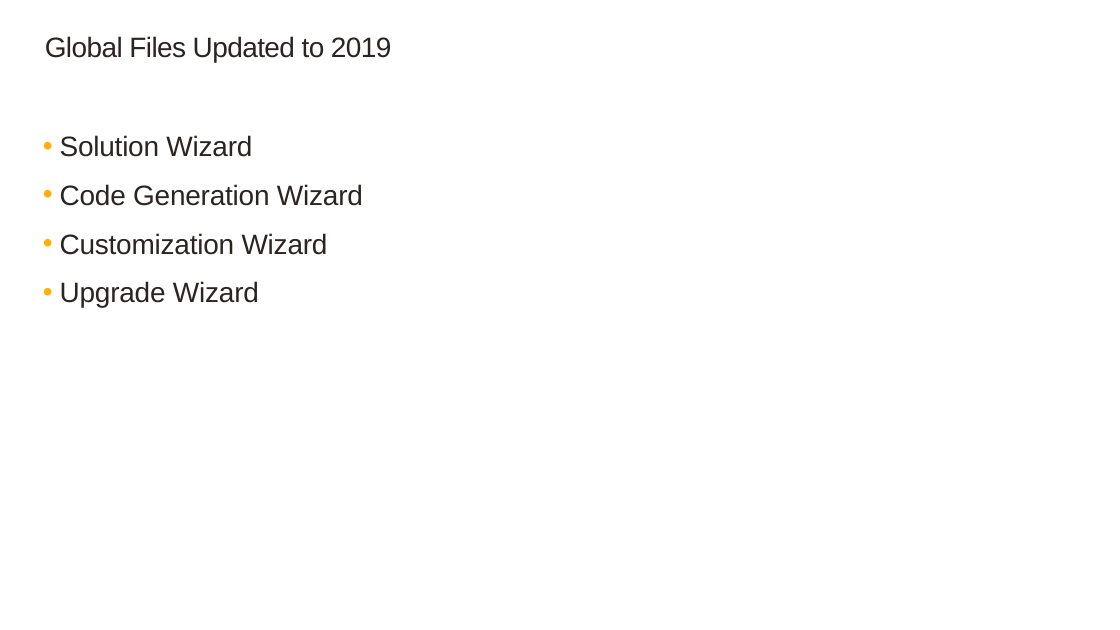
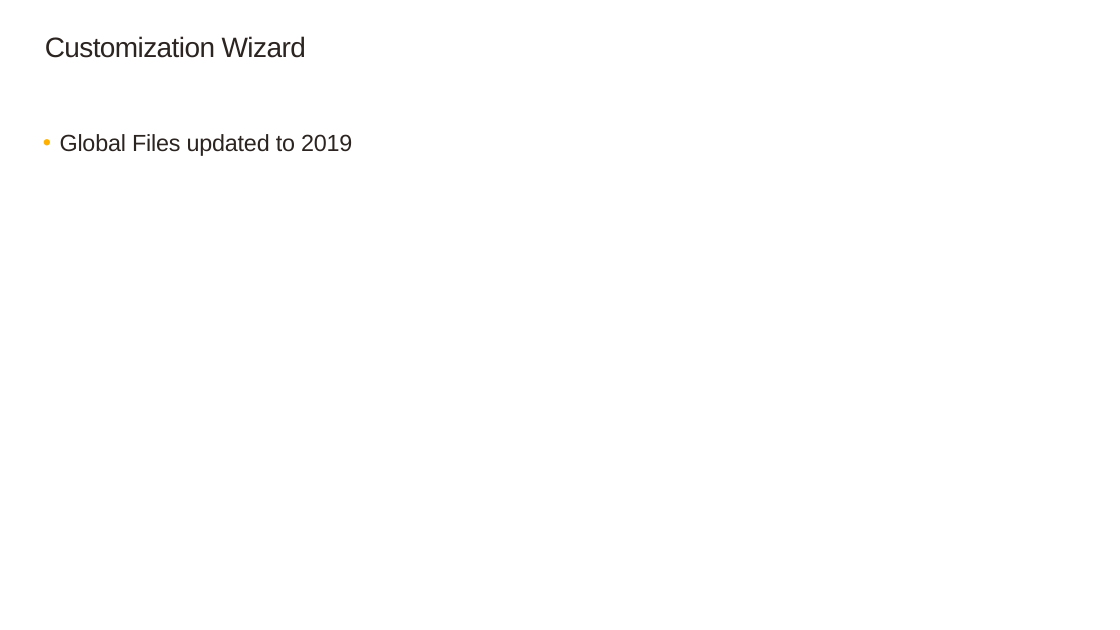
Before and after one commit to SageNADev/Sage300-SDK, a slide deck: slide 7 of docs/presentations/Sage300SDK_2019WebSDKOverview.pptx (slide 8 before the commit). Drawn at 1120x630 pixels with LibreOffice and Linux fonts; fonts in the diff are those of the drawing; background and template pictures are left out. Boxes give left, top, right and bottom in pixels: in the first picture for what was removed or moved away, otherwise in the second. Text is boxed around its words. In the diff, an @@ line names an element or a change of style, - is before the commit and + after.

```diff
--- a/docs/presentations/Sage300SDK_2019WebSDKOverview.pptx
+++ b/docs/presentations/Sage300SDK_2019WebSDKOverview.pptx
@@ title added at (45, 36, 306, 58), 24 pt, text #2B2421 @@
+Customization Wizard
@@ text at (60, 134, 352, 156): text changed; size 24 to 20 pt @@
-Global Files Updated to 2019
+  • Global Files updated to 2019
@@ text removed at (60, 135, 363, 307) @@
-  • Solution Wizard
-  • Code Generation Wizard
-  • Customization Wizard
-  • Upgrade Wizard
```
Also in this commit, not shown: 4 other slides changed, 3 slides added, 3 other files.
